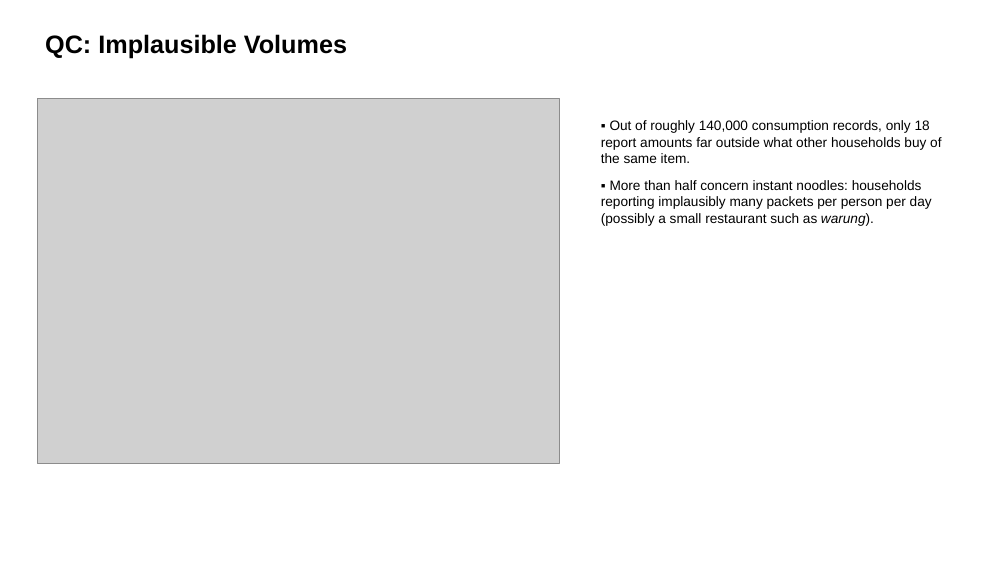
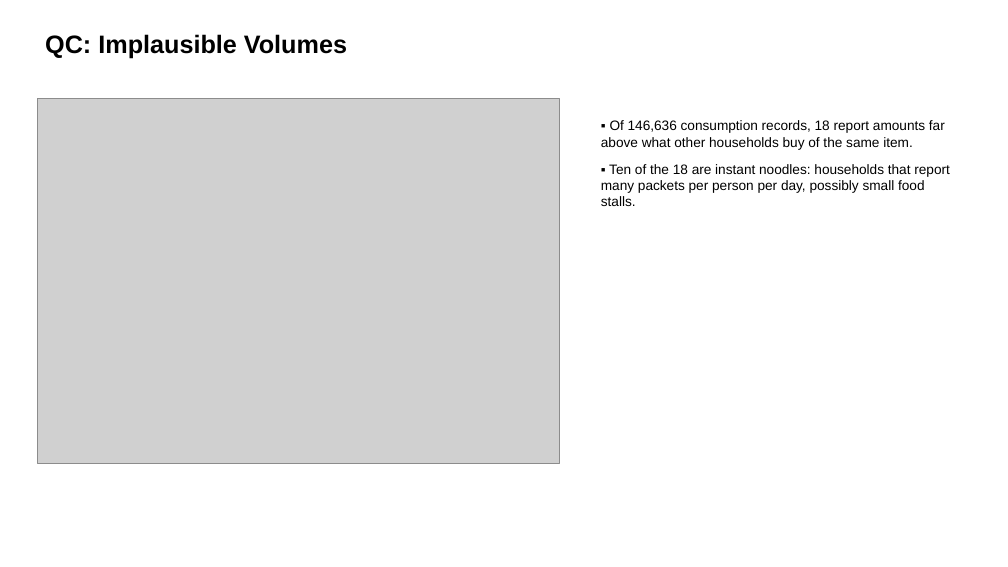
Before and after one commit to Lelsler/north_maluku, a slide deck: slide 8 of figures/north_maluku_consumption.pptx. Drawn at 1008x567 pixels with LibreOffice and Linux fonts; fonts in the diff are those of the drawing; grey boxes stand for pictures. Boxes give left, top, right and bottom in pixels: in the first picture for what was removed or moved away, otherwise in the second. Text is boxed around its words. In the diff, an @@ line names an element or a change of style, - is before the commit and + after.

```diff
--- a/figures/north_maluku_consumption.pptx
+++ b/figures/north_maluku_consumption.pptx
@@ text at (x1=601, y1=120, x2=950, y2=206): text changed @@
-▪ Out of roughly 140,000 consumption records, only 18 report amounts far outside what other households buy of the same item.
-▪ More than half concern instant noodles: households reporting implausibly many packets per person per day (possibly a small restaurant such as warung).
+▪ Of 146,636 consumption records, 18 report amounts far above what other households buy of the same item.
+▪ Ten of the 18 are instant noodles: households that report many packets per person per day, possibly small food stalls.
```
Also in this commit, not shown: 8 other slides changed, 2 slides added, 10 other files.
